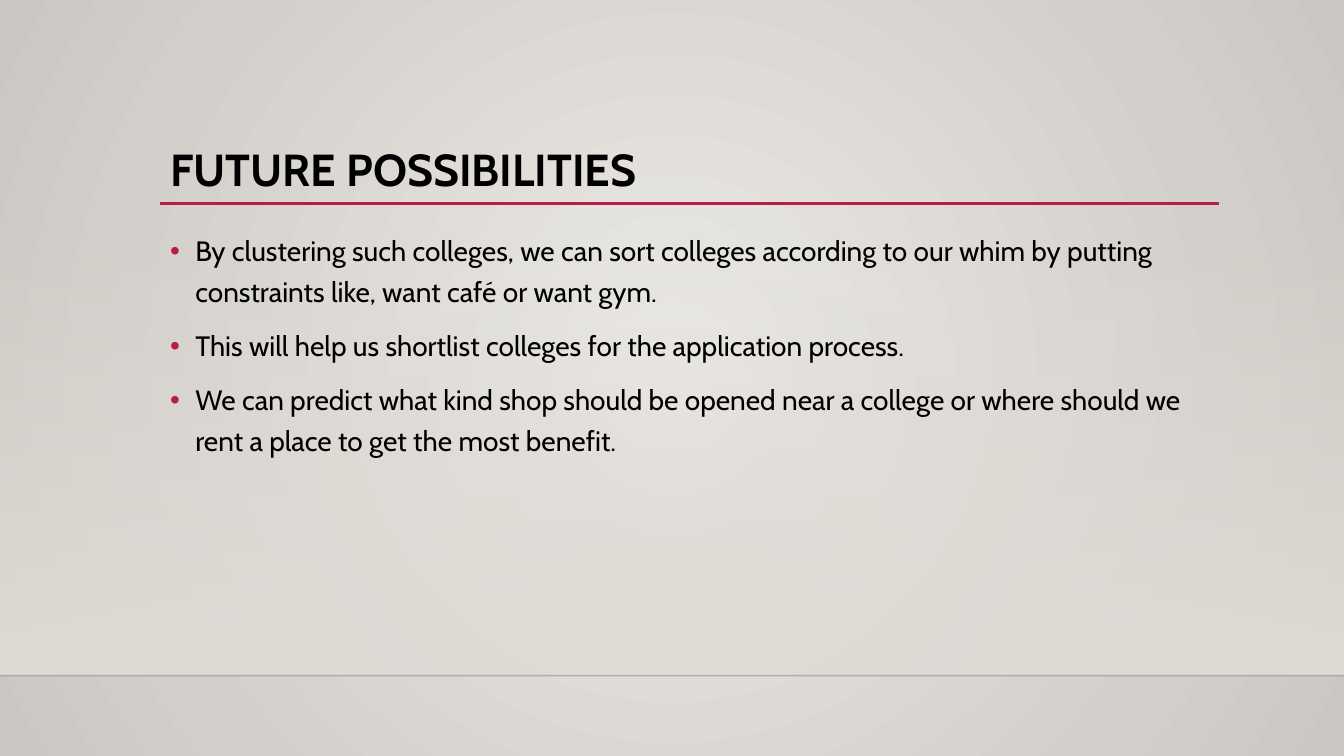
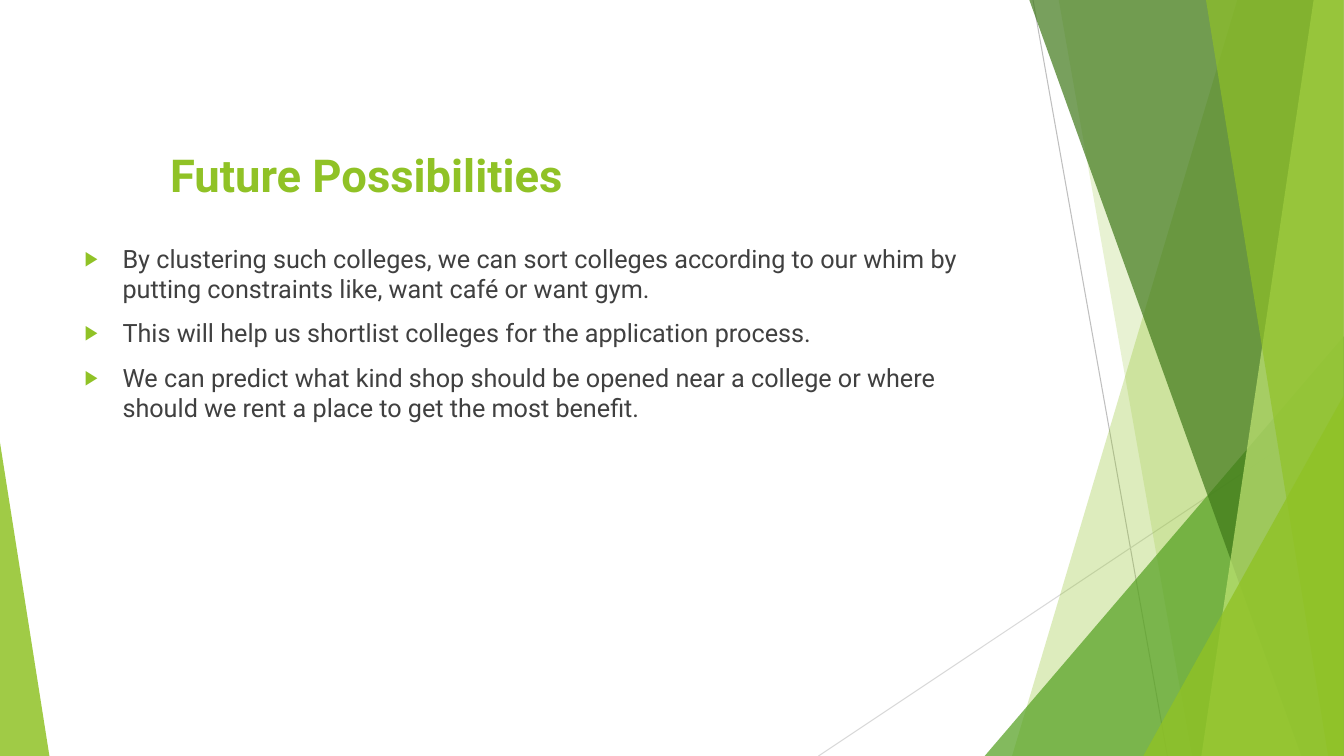
Before and after one commit to deepratnaawale/Capstone, a slide deck: slide 14 of Presentables/Clustering Colleges.pptx (slide 12 before the commit). Drawn at 1344x756 pixels with LibreOffice and Linux fonts; fonts in the diff are those of the drawing; background and template pictures are left out. Boxes give left, top, right and bottom in pixels: in the first picture for what was removed or moved away, otherwise in the second. Text is boxed around its words. In the diff, an @@ line names an element or a change of style, - is before the commit and + after.

```diff
--- a/Presentables/Clustering Colleges.pptx
+++ b/Presentables/Clustering Colleges.pptx
@@ background gradient #ECEAE7 to #CAC7C1 to #FFFFFF @@
@@ title at box(170, 158, 562, 193): text changed; size 32 to 32.4 pt; font Cabin to Roboto; text colour #000000 to #90C226 @@
-FUTURE POSSIBILITIES
+Future Possibilities
@@ line removed from (160, 204) to (1220, 204) @@
@@ rectangle removed at box(0, 223, 1344, 676) @@
@@ text "By clustering such colleges, we ...": place and size @@
-text "By clustering such colleges, we ..." at box(195, 240, 1181, 457)
+text "By clustering such colleges, we ..." at box(123, 249, 957, 423)
@@ text "By clustering such colleges, we ..." at box(123, 249, 957, 423): size 20 to 18 pt, font Cabin to Roboto, text colour #000000 to #404040; bullet • to ▶; line spacing 1.2 to 1; bullet colour #B71E42 to #90C226 @@
@@ group added at box(0, 0, 1344, 756): 5 freeform shapes, 3 triangles, 2 lines @@
@@ line removed from (0, 676) to (1344, 676) @@
```
Also in this commit, not shown: 11 other slides changed, 2 slides added, 1 other file.
